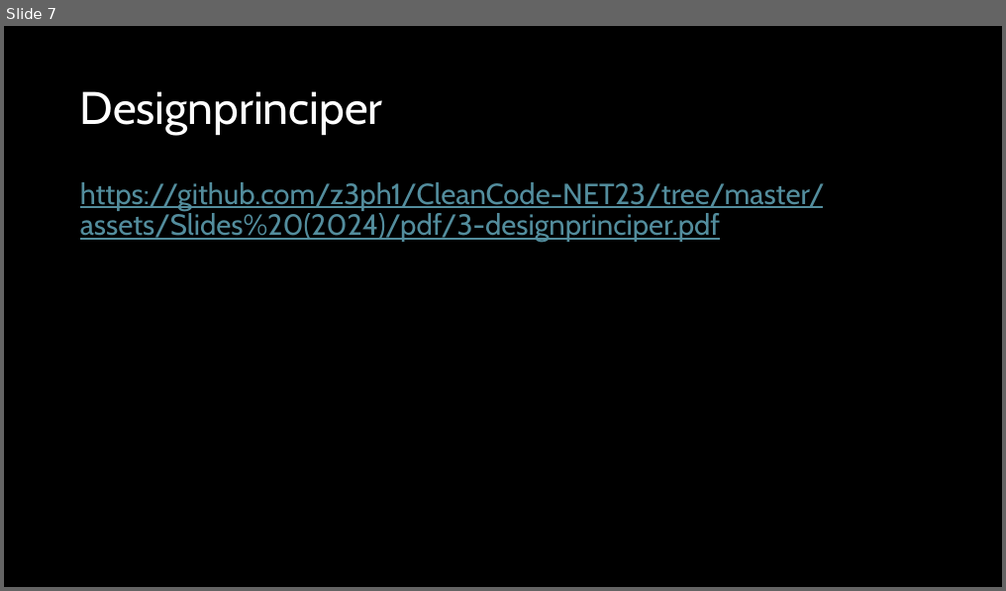
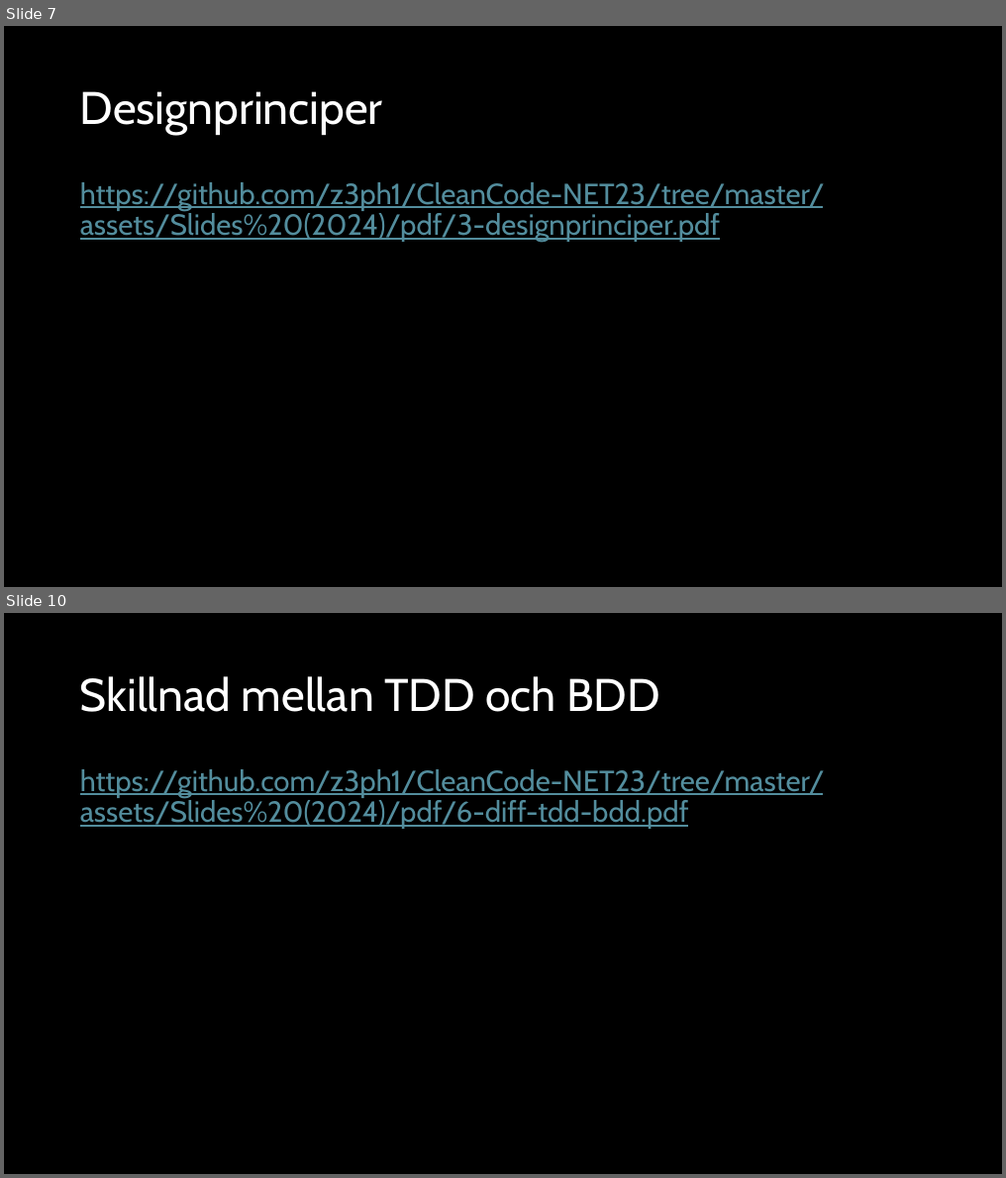
Before and after one commit to z3ph1/CleanCode-NET23, a slide deck: assets/Slides (2024)/pptx/1-cleancode.pptx. Shown one above the other, each under a label of ours: slide 7 before the commit, slides 7 and 10 after it; the slides between them are not shown. The pictures are 1006x591 and 1006x1178 pixels, drawn with LibreOffice and Linux fonts; fonts in the diff are those of the drawing. Boxes give left, top, right and bottom in pixels: in the first picture for what was removed or moved away, otherwise in the second. Text is boxed around its words. In the diff, an @@ line names an element or a change of style, - is before the commit and + after.

```diff
--- a/assets/Slides (2024)/pptx/1-cleancode.pptx
+++ b/assets/Slides (2024)/pptx/1-cleancode.pptx
@@ slide 10 added at bbox=[4, 613, 1002, 1174], background #000000 @@
@@ title added at bbox=[80, 676, 660, 712], 44 pt, text #FFFFFF @@
+Skillnad mellan TDD och BDD
@@ text added at bbox=[80, 769, 825, 829], 28 pt, text #538D9D, underline @@
+https://github.com/z3ph1/CleanCode-NET23/tree/master/assets/Slides%20(2024)/pdf/6-diff-tdd-bdd.pdf
```
Also in this commit, not shown: 5 other slides added, 28 other files.
